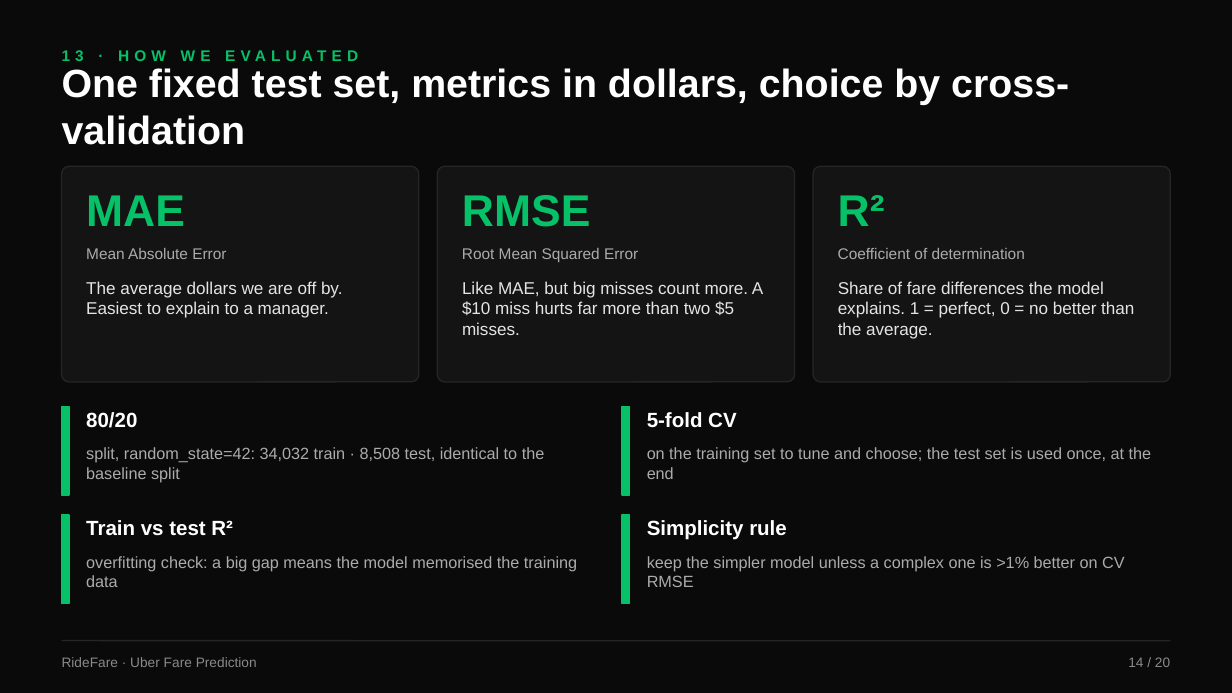
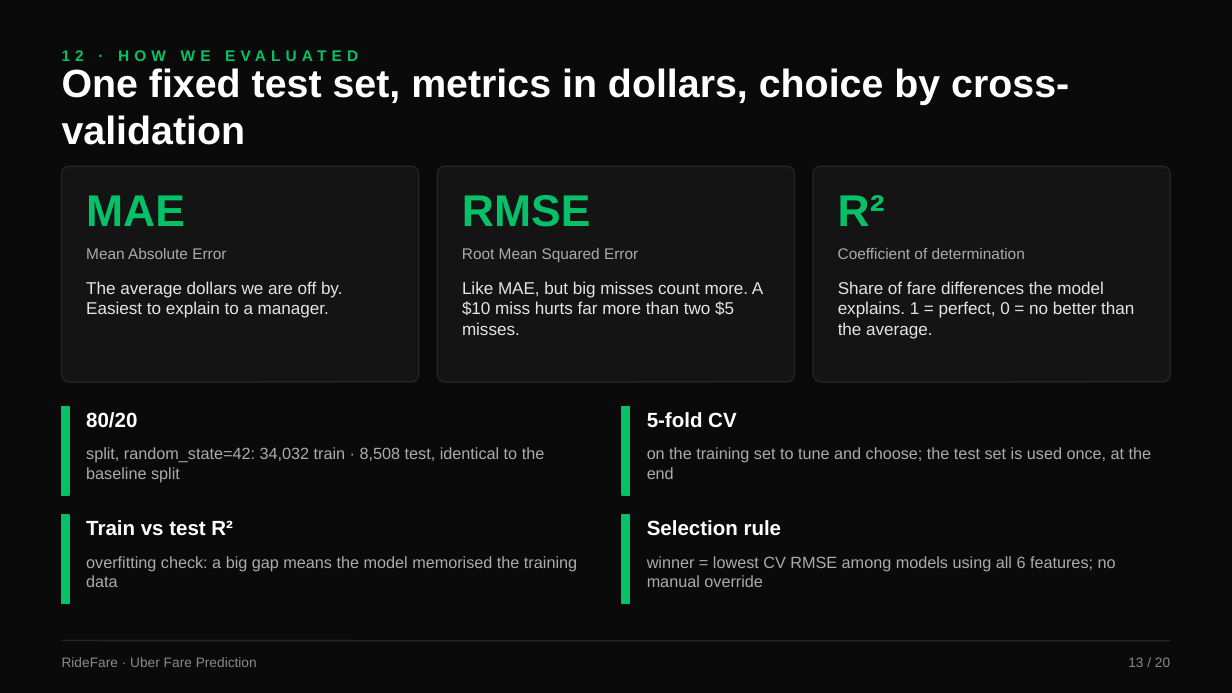
Before and after one commit to manghnanitany1998-del/ridefare-team, a slide deck: slide 13 of team_docs/RideFare_Final_Presentation.pptx (slide 14 before the commit). Drawn at 1232x693 pixels with LibreOffice and Linux fonts; fonts in the diff are those of the drawing. Boxes give left, top, right and bottom in pixels: in the first picture for what was removed or moved away, otherwise in the second. Text is boxed around its words. In the diff, an @@ line names an element or a change of style, - is before the commit and + after.

```diff
--- a/team_docs/RideFare_Final_Presentation.pptx
+++ b/team_docs/RideFare_Final_Presentation.pptx
@@ text at box(62, 50, 358, 61): text changed @@
-13 · HOW WE EVALUATED
+12 · HOW WE EVALUATED
@@ text at box(647, 520, 782, 536): text changed @@
-Simplicity rule
+Selection rule
@@ text at box(647, 556, 1116, 587): text changed @@
-keep the simpler model unless a complex one is >1% better on CV RMSE
+winner = lowest CV RMSE among models using all 6 features; no manual override
@@ text at box(1128, 657, 1170, 667): text changed @@
-14 / 20
+13 / 20
```
Also in this commit, not shown: 7 other slides changed, 3 other files.
